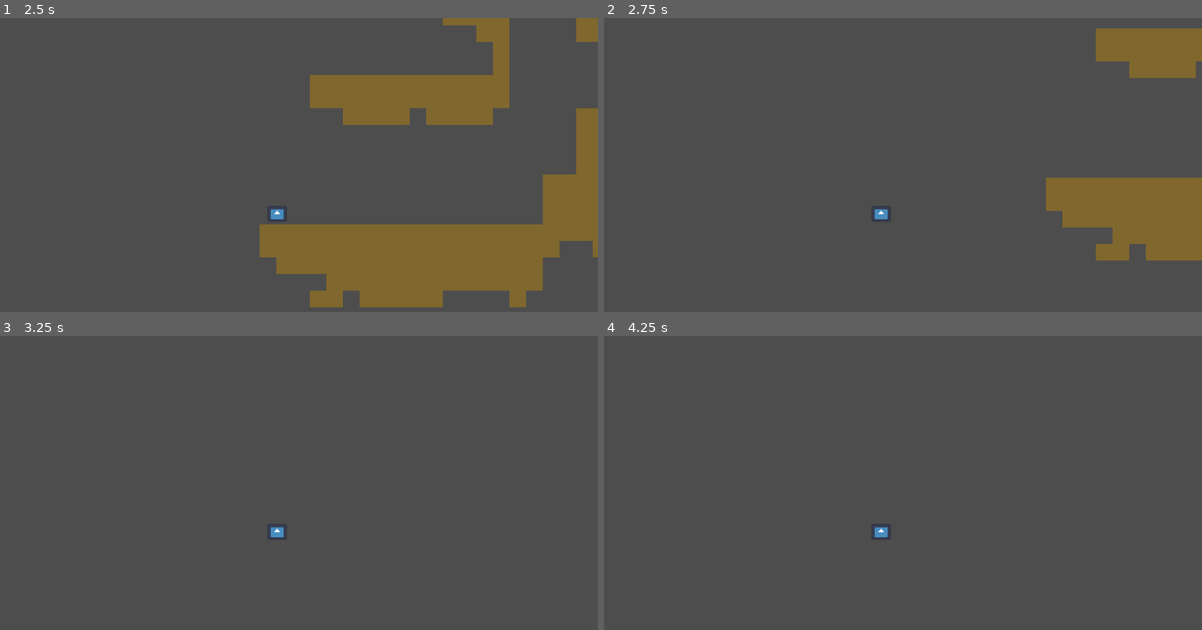
Above: before the commit, frames 1-4 (two rows, left to right).
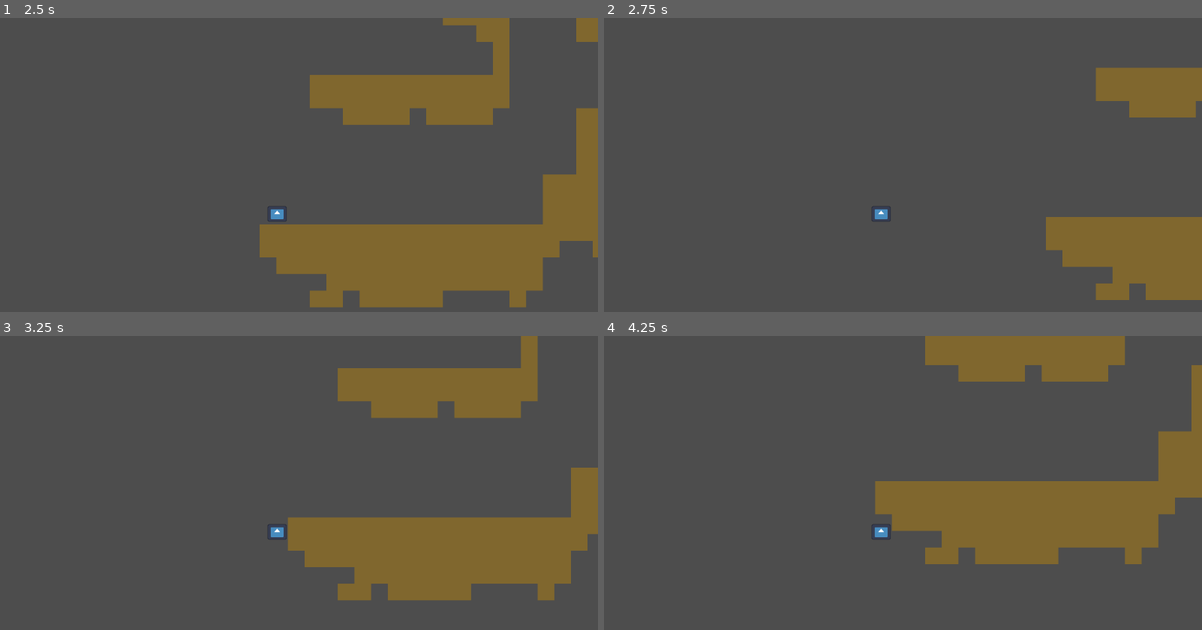
Above: after the commit, the same moments.

Repository: rawardi/MarchSosegamjamKaputt
Game: Godot game, scene res://Scenes/level_1.tscn
Two runs of this game, one before a commit and one after it. Both use one fixed random seed, a clock stepped at 60 frames per second and the inputs below. The engine's default icon, where the game draws it, is replaced by a stand-in: a white triangle on a blue panel in a dark square.
Inputs (mouse positions are in pixels of both pictures, inside the frame that each line leads up to):
- Up to frame 1 (2.5 s): tap Enter at 0.5, 2 s; move the mouse to (430, 167) at 0.52 s; hold Right (ui_right) 0.53-2.03 s; click (430, 167) at 0.6 s; click (430, 167) at 0.77 s; click (430, 167) at 1.07 s; tap Space at 1.25 s; move the mouse to (179, 203) at 1.27 s; click (179, 203) at 1.35 s; click (179, 203) at 1.52 s; click (179, 203) at 1.82 s; move the mouse to (358, 112) at 2.02 s; hold Left (ui_left) from 2.03 s (still down); click (358, 112) at 2.1 s
- Up to frame 2 (2.75 s): keep holding Left (ui_left)
- Up to frame 3 (3.25 s): move the mouse to (269, 571) at 2.77 s; release Left (ui_left) at 2.78 s; hold Right (ui_right) from 2.78 s (still down); click (269, 571) at 2.85 s; click (269, 571) at 3.02 s
- Up to frame 4 (4.25 s): keep holding Right (ui_right); click (873, 571) at 3.32 s; move the mouse to (1082, 553) at 3.52 s; click (1082, 553) at 3.6 s; click (1082, 553) at 3.77 s; click (1082, 553) at 4.07 s

Frame 1 is identical in both runs. In frame 2, 11% of the frame differs, in the area x 73-100%, y 3-96%; in frame 3, 18%; in frame 4, 18%, in the area x 45-100%, y 0-78%.

Commit message:
walldash and  time stop during wall slide maked
the physics of the wall dash need to be done just right

Diff:
--- a/new-game-project/Player.tscn
+++ b/new-game-project/Player.tscn
@@ -20,3 +20,8 @@
 [node name="Camera2D" type="Camera2D" parent="."]
 position = Vector2(20, -25)
 zoom = Vector2(2, 2)
+
+[node name="Timer" type="Timer" parent="."]
+wait_time = 1.509
+
+[connection signal="timeout" from="Timer" to="." method="_on_timer_timeout"]
--- a/new-game-project/player.gd
+++ b/new-game-project/player.gd
@@ -8,14 +8,33 @@
 var SPEED = 200
 var DoubleJump= 0
 var Dash=0
+var walldashtime= false
 # Get the gravity from the project settings to be synced with RigidBody nodes.
 var gravity = ProjectSettings.get_setting("physics/2d/default_gravity")
 
 #@onready var anim = get_node("AnimationPlayer")
 
 func _physics_process(delta):
-
-	# Add the gravity.
+	var direction = Input.get_axis("ui_left", "ui_right")
+	if is_on_wall()  and Input.is_action_just_pressed("WallJump") :
+		walldashtime=true
+		$Timer.start()
+	if  is_on_wall()  and walldashtime:
+		if Input.is_action_just_pressed("walldashleft") :
+			print("jump dash left")
+			walldashtime=false
+			velocity.x  =500
+			velocity.y = JUMP_VELOCITY
+			DoubleJump+=1
+		if Input.is_action_just_pressed("walldashright") :
+			print("jump dash right")
+			velocity.x = -500
+			velocity.y = JUMP_VELOCITY
+			walldashtime=false
+			DoubleJump+=1
+	if walldashtime== true :
+		velocity.x=0
+		velocity.y=0
 	if not is_on_floor():
 		velocity.y += gravity * delta
 	# Handle Jump.
@@ -26,7 +45,7 @@
 		DoubleJump=0
 	# Get the input direction and handle the movement/deceleration.
 	# As good practice, you should replace UI actions with custom gameplay actions.
-	var direction = Input.get_axis("ui_left", "ui_right")
+
 
 	if direction == -1:
 		get_node("Sprite2D").flip_h = true
@@ -44,4 +63,7 @@
 	if is_on_wall():
 		SPEED = 300
 
-	print(velocity.x)
+
+
+func _on_timer_timeout() -> void:
+	walldashtime=false
--- a/new-game-project/project.godot
+++ b/new-game-project/project.godot
@@ -21,6 +21,22 @@
 "deadzone": 0.5,
 "events": []
 }
+WallJump={
+"deadzone": 0.5,
+"events": [Object(InputEventMouseButton,"resource_local_to_scene":false,"resource_name":"","device":-1,"window_id":0,"alt_pressed":false,"shift_pressed":false,"ctrl_pressed":false,"meta_pressed":false,"button_mask":0,"position":Vector2(0, 0),"global_position":Vector2(0, 0),"factor":1.0,"button_index":1,"canceled":false,"pressed":false,"double_click":false,"script":null)
+, Object(InputEventKey,"resource_local_to_scene":false,"resource_name":"","device":0,"window_id":0,"alt_pressed":false,"shift_pressed":false,"ctrl_pressed":false,"meta_pressed":false,"pressed":false,"keycode":0,"physical_keycode":32,"key_label":0,"unicode":0,"location":0,"echo":false,"script":null)
+]
+}
+walldashleft={
+"deadzone": 0.5,
+"events": [Object(InputEventKey,"resource_local_to_scene":false,"resource_name":"","device":-1,"window_id":0,"alt_pressed":false,"shift_pressed":false,"ctrl_pressed":false,"meta_pressed":false,"pressed":false,"keycode":0,"physical_keycode":81,"key_label":0,"unicode":113,"location":0,"echo":false,"script":null)
+]
+}
+walldashright={
+"deadzone": 0.5,
+"events": [Object(InputEventKey,"resource_local_to_scene":false,"resource_name":"","device":-1,"window_id":0,"alt_pressed":false,"shift_pressed":false,"ctrl_pressed":false,"meta_pressed":false,"pressed":false,"keycode":0,"physical_keycode":69,"key_label":0,"unicode":101,"location":0,"echo":false,"script":null)
+]
+}
 
 [physics]
 
